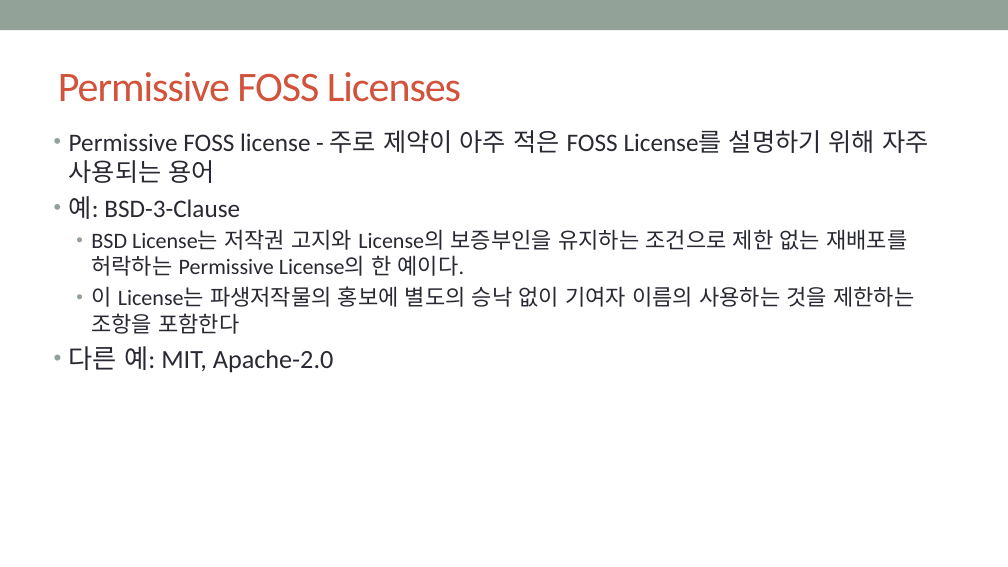
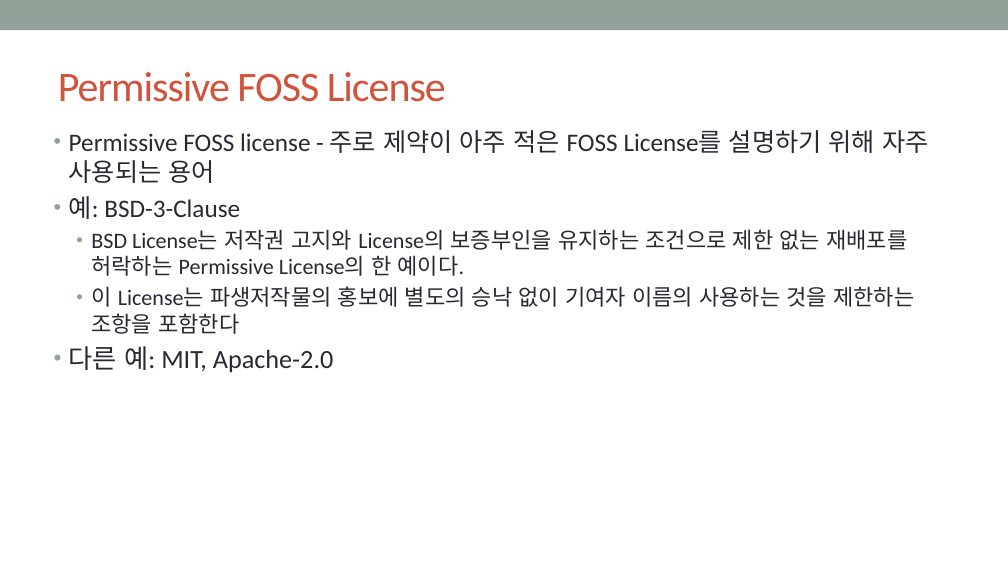
Before and after one commit to hakssung/openchain-curriculum-release-1-kor, a slide deck: slide 12 of slide/openchain-curriculum-release-1-kor.pptx. Drawn at 1008x567 pixels with LibreOffice and Linux fonts; fonts in the diff are those of the drawing; background and template pictures are left out. Boxes give left, top, right and bottom in pixels: in the first picture for what was removed or moved away, otherwise in the second. Text is boxed around its words. In the diff, an @@ line names an element or a change of style, - is before the commit and + after.

```diff
--- a/slide/openchain-curriculum-release-1-kor.pptx
+++ b/slide/openchain-curriculum-release-1-kor.pptx
@@ title at (58,72,446,102): text changed @@
-Permissive FOSS Licenses
+Permissive FOSS License
```
Also in this commit, not shown: 5 other slides changed.
